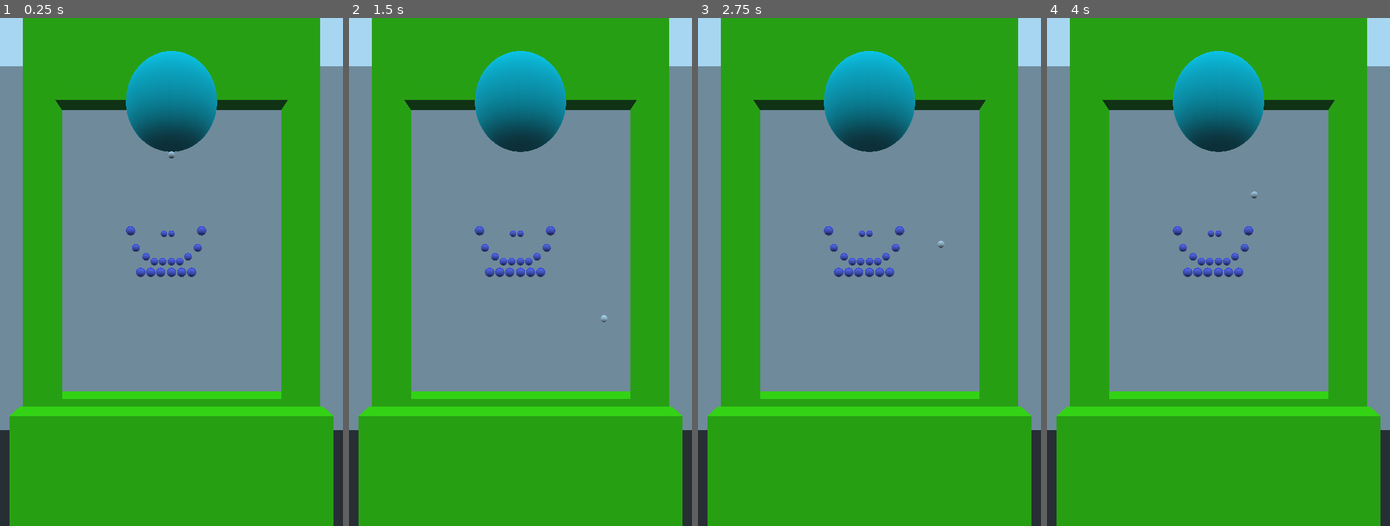
Above: before the commit, frames 1-4 (left to right).
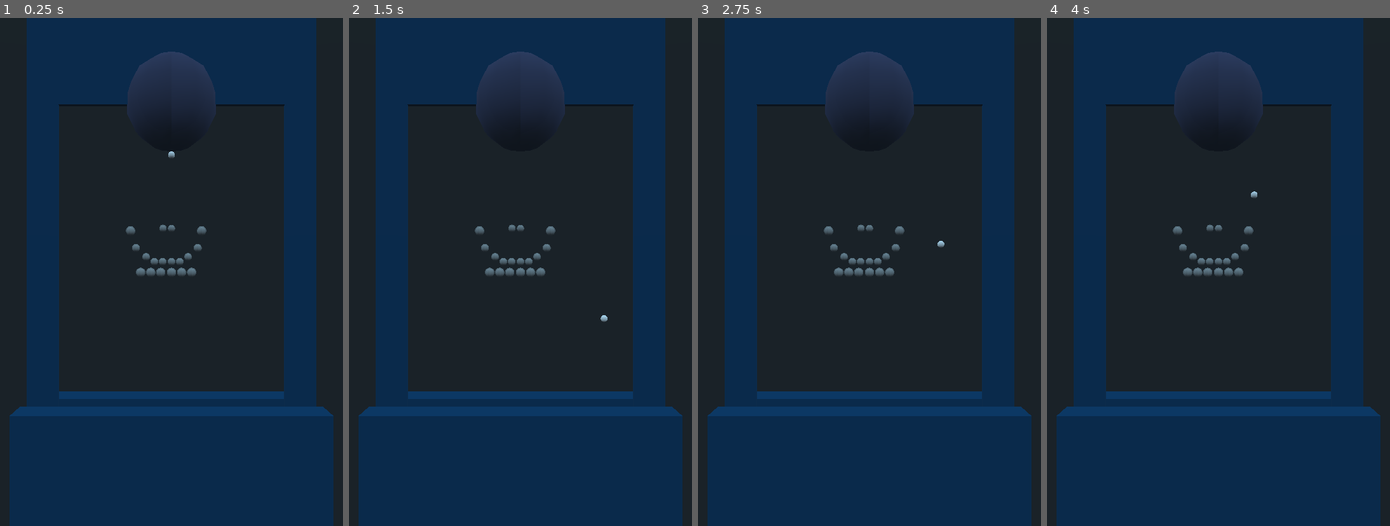
Above: after the commit, the same moments.

Repository: beothorn/librethrow
Game: Godot game, scene res://playStage/PlayStage.tscn
Same seed, same stepped clock (60 frames per second), same inputs: the game is played once before the commit and once after it.
Inputs (mouse positions are in pixels of both pictures, inside the frame that each line leads up to):
- Up to frame 1 (0.25 s): no input
- Up to frame 2 (1.5 s): tap Enter at 0.5 s; move the mouse to (595, 246) at 0.52 s; click (595, 246) at 0.67 s; tap Space at 1.25 s; move the mouse to (451, 297) at 1.27 s; click (451, 297) at 1.42 s
- Up to frame 3 (2.75 s): tap Enter at 2 s; move the mouse to (903, 160) at 2.02 s; click (903, 160) at 2.17 s
- Up to frame 4 (4 s): tap Space at 2.75 s; move the mouse to (1201, 373) at 2.77 s; click (1201, 373) at 2.92 s; move the mouse to (1321, 348) at 3.52 s; click (1321, 348) at 3.67 s

The runs differ from the first frame. In frame 1, 99% of the frame differs, in the area x 0-100%, y 0-100%; in frame 2, 99%; in frame 3, 99%; in frame 4, 99%.

Commit message:
Better color scheme

Diff:
--- a/game/experiments/DrawLine.tscn
+++ b/game/experiments/DrawLine.tscn
@@ -9,3 +9,5 @@
 
 [node name="ImmediateGeometry" type="ImmediateGeometry" parent="."]
 script = ExtResource( 1 )
+
+[node name="Particles" type="Particles" parent="."]
--- a/game/experiments/ImmediateGeometry.gd
+++ b/game/experiments/ImmediateGeometry.gd
@@ -9,5 +9,5 @@
 	self.set_color(Color(1,1,1))
 	self.add_vertex(Vector3(0,0,0))
 	self.add_vertex(Vector3(0,1,0))
-	self.add_vertex(Vector3(1,1.5,0))
+	self.add_vertex(Vector3(1,5,0))
 	self.end()
--- a/game/playStage/PlayStage.tscn
+++ b/game/playStage/PlayStage.tscn
@@ -4,16 +4,8 @@
 [ext_resource path="res://playStage/Stones.gd" type="Script" id=2]
 [ext_resource path="res://playStage/Stone.tscn" type="PackedScene" id=3]
 
-[sub_resource type="SpatialMaterial" id=1]
-albedo_color = Color( 0, 0.952941, 1, 1 )
-
-[sub_resource type="SphereMesh" id=2]
-material = SubResource( 1 )
-radius = 2.0
-height = 4.0
-
 [sub_resource type="SpatialMaterial" id=3]
-albedo_color = Color( 0.313726, 1, 0, 1 )
+albedo_color = Color( 0, 0.258824, 0.419608, 1 )
 
 [sub_resource type="CubeMesh" id=4]
 material = SubResource( 3 )
@@ -23,28 +15,38 @@
 extents = Vector3( 0.683, 10.184, 2.474 )
 
 [sub_resource type="SpatialMaterial" id=6]
-albedo_color = Color( 0.313726, 1, 0, 1 )
+albedo_color = Color( 0, 0.258824, 0.419608, 1 )
 
 [sub_resource type="CubeMesh" id=7]
 material = SubResource( 6 )
-size = Vector3( 1.372, 6.653, 1 )
+size = Vector3( 1.372, 6.653, 0.19 )
 
 [sub_resource type="BoxShape" id=8]
 extents = Vector3( 5.256, 2.83, 1 )
 
 [sub_resource type="SpatialMaterial" id=9]
-albedo_color = Color( 0.313726, 1, 0, 1 )
+albedo_color = Color( 0, 0.258824, 0.419608, 1 )
 
 [sub_resource type="CubeMesh" id=10]
 material = SubResource( 9 )
-size = Vector3( 10, 5.66, 1 )
+size = Vector3( 10, 5.66, 0.19 )
+
+[sub_resource type="SpatialMaterial" id=1]
+albedo_color = Color( 0.270588, 0.282353, 0.403922, 1 )
+
+[sub_resource type="SphereMesh" id=2]
+material = SubResource( 1 )
+radius = 2.0
+height = 4.0
+radial_segments = 12
+rings = 6
 
 [sub_resource type="SphereMesh" id=11]
 radius = 0.15
 height = 0.3
 
 [sub_resource type="SpatialMaterial" id=12]
-albedo_color = Color( 0.87451, 0.87451, 0.87451, 1 )
+albedo_color = Color( 0.2, 0.2, 0.2, 1 )
 
 [node name="GameRoom" type="Spatial"]
 script = ExtResource( 1 )
@@ -53,12 +55,7 @@
 transform = Transform( 1, 0, 0, 0, 1, 0, 0, 0, 1, 0, -7.379, 16.0562 )
 size = 20.0
 
-[node name="Aim" type="CSGMesh" parent="."]
-transform = Transform( 1, 0, 0, 0, 1, 0, 0, 0, 1, 0, 0.032, 0.045 )
-mesh = SubResource( 2 )
-
 [node name="Walls" type="Spatial" parent="."]
-editor/display_folded = true
 
 [node name="BottomWall1" type="CSGMesh" parent="Walls"]
 transform = Transform( 1, 0, 0, 0, 1, 0, 0, 0, 1, 0, -18.156, 0.99394 )
@@ -69,7 +66,6 @@
 mesh = SubResource( 4 )
 
 [node name="Walls_collisions" type="StaticBody" parent="Walls"]
-editor/display_folded = true
 
 [node name="Right" type="CollisionShape" parent="Walls/Walls_collisions"]
 transform = Transform( 1, 0, 0, 0, 1, 0, 0, 0, 1, 5.68891, -6.241, 0 )
@@ -95,8 +91,11 @@
 mesh = SubResource( 10 )
 
 [node name="Stones" type="Spatial" parent="."]
-editor/display_folded = true
 script = ExtResource( 2 )
+
+[node name="Aim" type="CSGMesh" parent="Stones"]
+transform = Transform( 1, 0, 0, 0, 1, 0, 0, 0, 1, 0, 0.032, 0.045 )
+mesh = SubResource( 2 )
 
 [node name="Stone" parent="Stones" instance=ExtResource( 3 )]
 transform = Transform( 1, 0, 0, 0, 1, 0, 0, 0, 1, 0, -7.39739, 0 )
@@ -105,7 +104,7 @@
 transform = Transform( 1, 0, 0, 0, 1, 0, 0, 0, 1, 0, -6.82374, -3.42964 )
 
 [node name="Stone17" parent="Stones" instance=ExtResource( 3 )]
-transform = Transform( 1, 0, 0, 0, 1, 0, 0, 0, 1, 0, -4.94578, -7.07635 )
+transform = Transform( 1, 0, 0, 0, 1, 0, 0, 0, 1, 0, -4.94578, -4.20245 )
 
 [node name="Stone6" parent="Stones" instance=ExtResource( 3 )]
 transform = Transform( 1, 0, 0, 0, 1, 0, 0, 0, 1, -1.81018, -5.56171, 0 )
@@ -150,7 +149,7 @@
 transform = Transform( 1, 0, 0, 0, 1, 0, 0, 0, 1, -0.478042, -6.82374, -3.42964 )
 
 [node name="Stone18" parent="Stones" instance=ExtResource( 3 )]
-transform = Transform( 1, 0, 0, 0, 1, 0, 0, 0, 1, -0.478042, -4.94578, -7.07635 )
+transform = Transform( 1, 0, 0, 0, 1, 0, 0, 0, 1, -0.478042, -4.94578, -4.20245 )
 
 [node name="Aim_ball" type="CSGMesh" parent="."]
 transform = Transform( 1, 0, 0, 0, 1, 0, 0, 0, 1, 0, -2.2, 0 )
@@ -171,16 +170,8 @@
 [node name="StonesTop" type="Position3D" parent="."]
 transform = Transform( 1, 0, 0, 0, 1, 0, 0, 0, 1, 0, 0.00421086, 0 )
 
-[node name="Label" type="Label" parent="."]
-margin_left = 459.732
-margin_top = 1698.07
-margin_right = 615.732
-margin_bottom = 1712.07
-custom_colors/font_color = Color( 0, 0, 0, 1 )
-text = "Drag here to rotate"
-
 [node name="Background" type="CSGBox" parent="."]
-transform = Transform( 1, 0, 0, 0, 1, 0, 0, 0, 1, 0, -5.54432, -12.7883 )
+transform = Transform( 1, 0, 0, 0, 1, 0, 0, 0, 1, 0, -4.784, -12.788 )
 width = 41.3817
-height = 27.9007
+height = 58.061
 material = SubResource( 12 )
--- a/game/playStage/Stone.tscn
+++ b/game/playStage/Stone.tscn
@@ -6,7 +6,7 @@
 
 [sub_resource type="SpatialMaterial" id=1]
 flags_transparent = true
-albedo_color = Color( 0.0784314, 0, 1, 0.784314 )
+albedo_color = Color( 0.729412, 0.729412, 0.729412, 0.478431 )
 
 [sub_resource type="SphereMesh" id=2]
 material = SubResource( 1 )
--- a/game/playStage/StoneOff.tres
+++ b/game/playStage/StoneOff.tres
@@ -1,3 +1,4 @@
 [gd_resource type="SpatialMaterial" format=2]
 
 [resource]
+albedo_color = Color( 0.529412, 0.529412, 0.529412, 1 )
--- a/game/playStage/StoneOn.tres
+++ b/game/playStage/StoneOn.tres
@@ -2,7 +2,7 @@
 
 [resource]
 emission_enabled = true
-emission = Color( 1, 1, 1, 1 )
+emission = Color( 0.741176, 0.741176, 0.741176, 1 )
 emission_energy = 1.0
 emission_operator = 0
 emission_on_uv2 = false
Not shown: 2 places in game/playStage/Stone.tscn that only renumber resources
